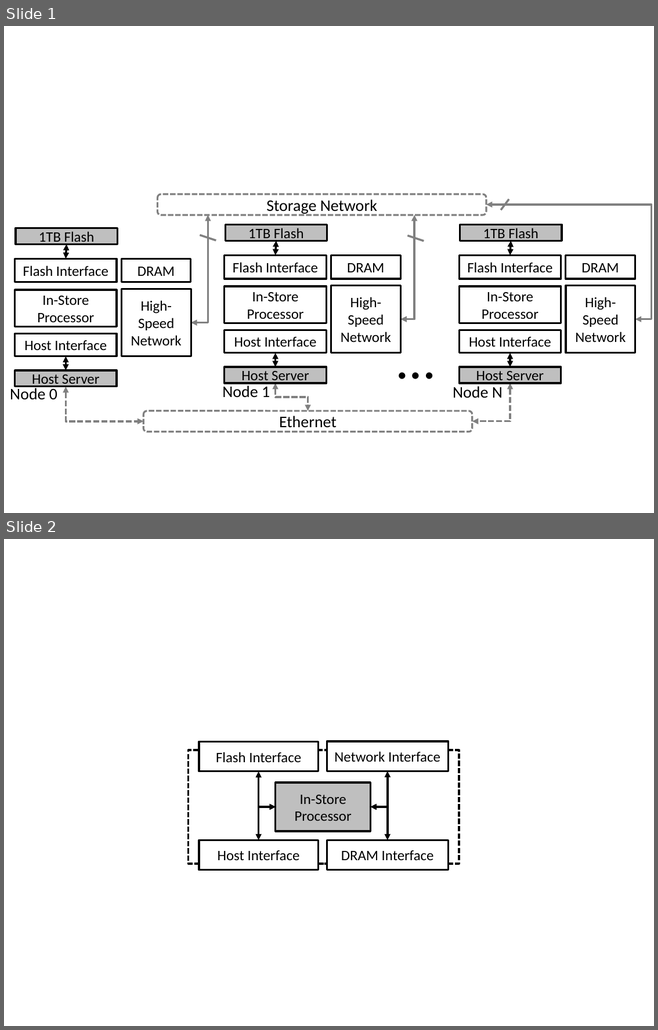
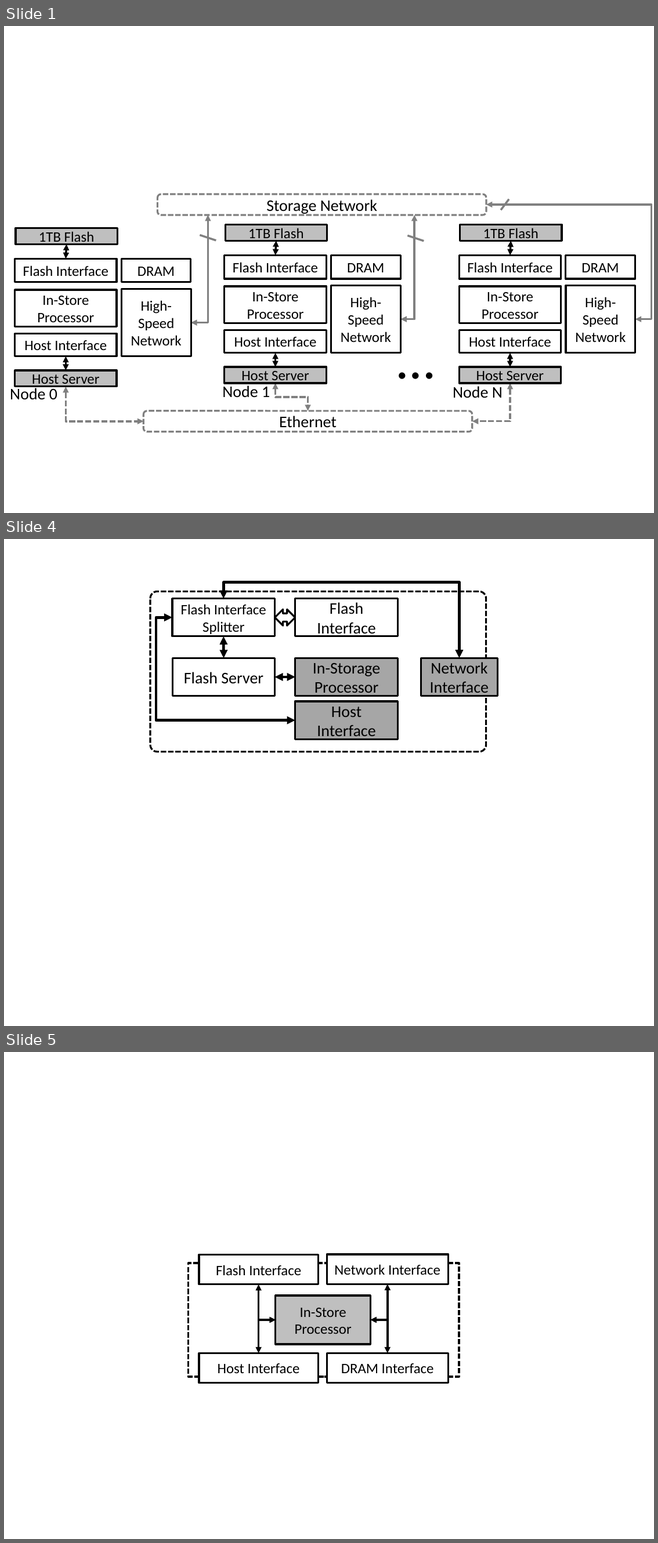
Before and after one commit to sangwoojun/bluedbm_connectald, a slide deck: papers/isca2015/figures/figures.pptx. Shown one above the other, each under a label of ours: slides 1 and 2 before the commit, slides 1, 4 and 5 after it; the slides between them are not shown. The pictures are 658x1030 and 658x1543 pixels, drawn with LibreOffice and Linux fonts; fonts in the diff are those of the drawing. Boxes give left, top, right and bottom in pixels: in the first picture for what was removed or moved away, otherwise in the second. Text is boxed around its words. In the diff, an @@ line names an element or a change of style, - is before the commit and + after.

```diff
--- a/papers/isca2015/figures/figures.pptx
+++ b/papers/isca2015/figures/figures.pptx
@@ slide 4 added at bbox=[4, 539, 654, 1026], background #FFFFFF @@
@@ elbow double arrow added from (224, 599) to (459, 658), #000000 3 pt @@
@@ rounded rectangle added at bbox=[150, 592, 486, 752], fill #FFFFFF, outline #000000 2 pt dashed @@
@@ rectangle added at bbox=[172, 599, 275, 636], fill #FFFFFF, outline #000000 2 pt, 16 pt, text #000000 @@
+Flash Interface Splitter
@@ rectangle added at bbox=[295, 599, 398, 636], fill #FFFFFF, outline #000000 2 pt, 18 pt, text #000000 @@
+Flash Interface
@@ elbow double arrow added from (172, 618) to (295, 720), #000000 3 pt @@
@@ left right arrow added at bbox=[275, 609, 295, 625], fill #FFFFFF, outline #000000 2 pt @@
@@ double arrow added from (224, 636) to (224, 658), #000000 3 pt @@
@@ rectangle added at bbox=[172, 658, 274, 696], fill #FFFFFF, outline #000000 2 pt, 18 pt, text #000000 @@
+Flash Server
@@ rectangle added at bbox=[295, 658, 398, 696], fill #A6A6A6, outline #000000 2 pt, 18 pt, text #000000 @@
+In-Storage Processor
@@ rectangle added at bbox=[421, 658, 497, 696], fill #A6A6A6, outline #000000 2 pt, 18 pt, text #000000 @@
+Network
+Interface
@@ double arrow added from (275, 676) to (295, 676), #000000 3 pt @@
@@ rectangle added at bbox=[295, 701, 398, 739], fill #A6A6A6, outline #000000 2 pt, 18 pt, text #000000 @@
+Host Interface
@@ what was slide 2 is now slide 5 @@
```
Also in this commit, not shown: 3 slides changed, 7 other slides added, 22 other files.
